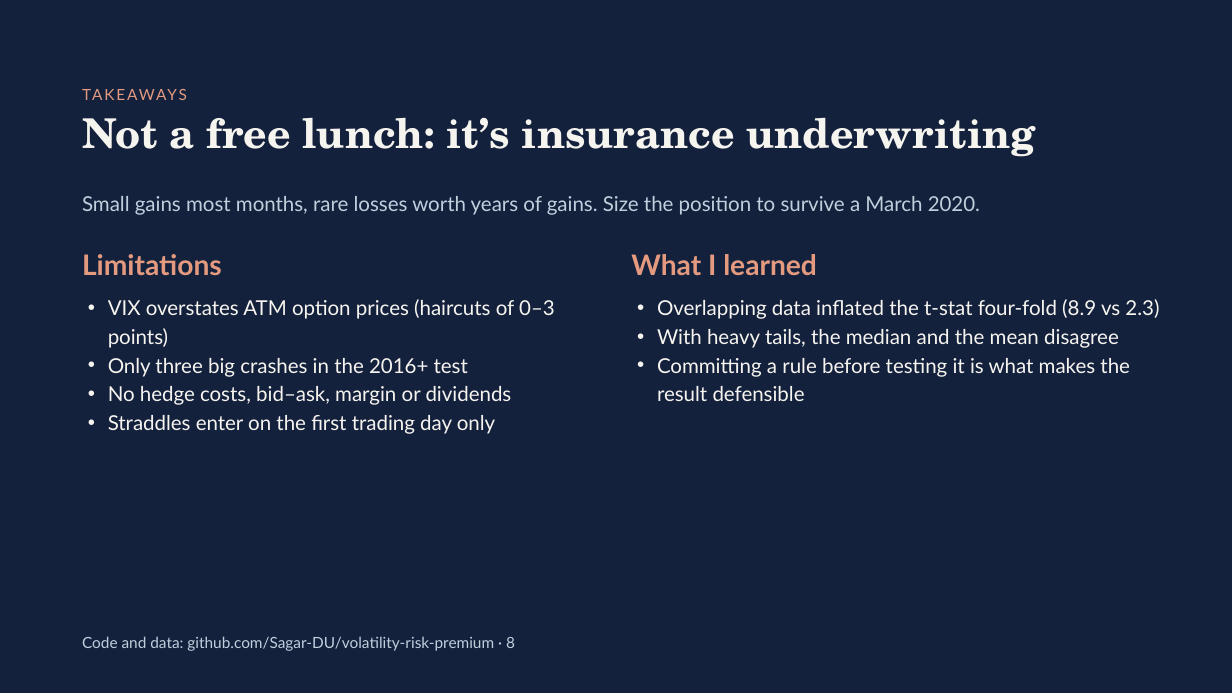
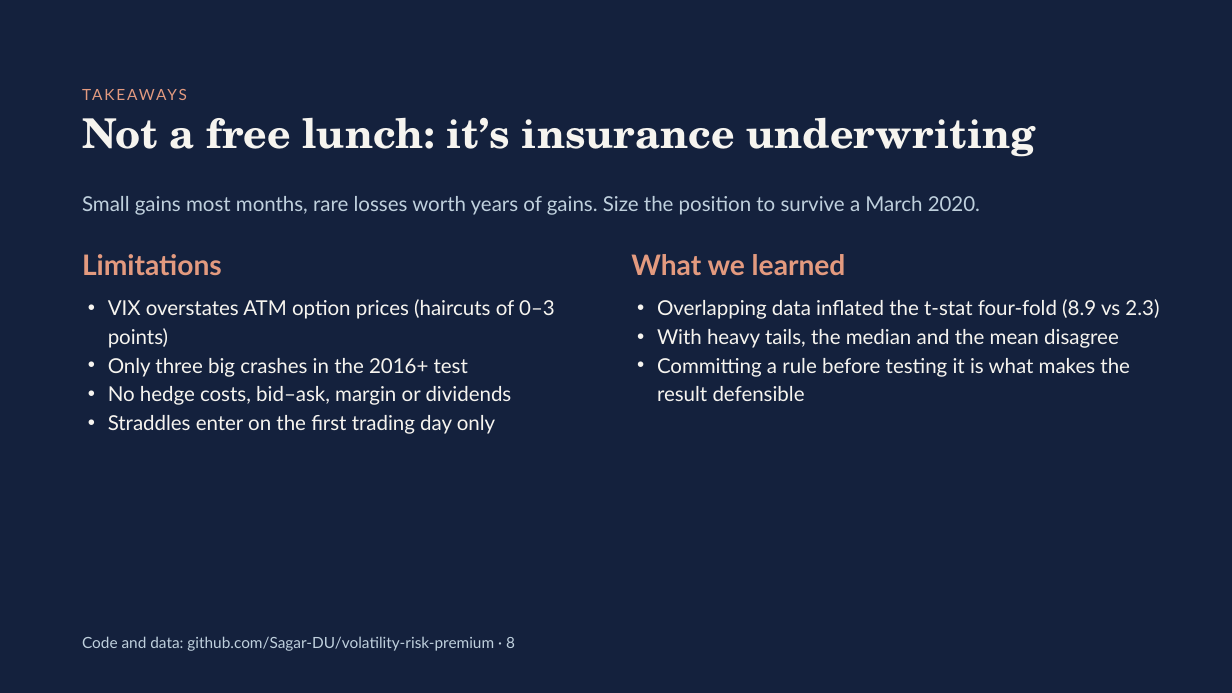
Before and after one commit to Sagar-DU/volatility-risk-premium, a slide deck: slide 8 of docs/Is Selling S&P 500 Volatility a Free Lunch.pptx. Drawn at 1232x693 pixels with LibreOffice and Linux fonts; fonts in the diff are those of the drawing. Boxes give left, top, right and bottom in pixels: in the first picture for what was removed or moved away, otherwise in the second. Text is boxed around its words. In the diff, an @@ line names an element or a change of style, - is before the commit and + after.

```diff
--- a/docs/Is Selling S&P 500 Volatility a Free Lunch.pptx
+++ b/docs/Is Selling S&P 500 Volatility a Free Lunch.pptx
@@ text at <box>631,254,846,275</box>: text changed @@
-What I learned
+What we learned
```
Also in this commit, not shown: 4 other files.
